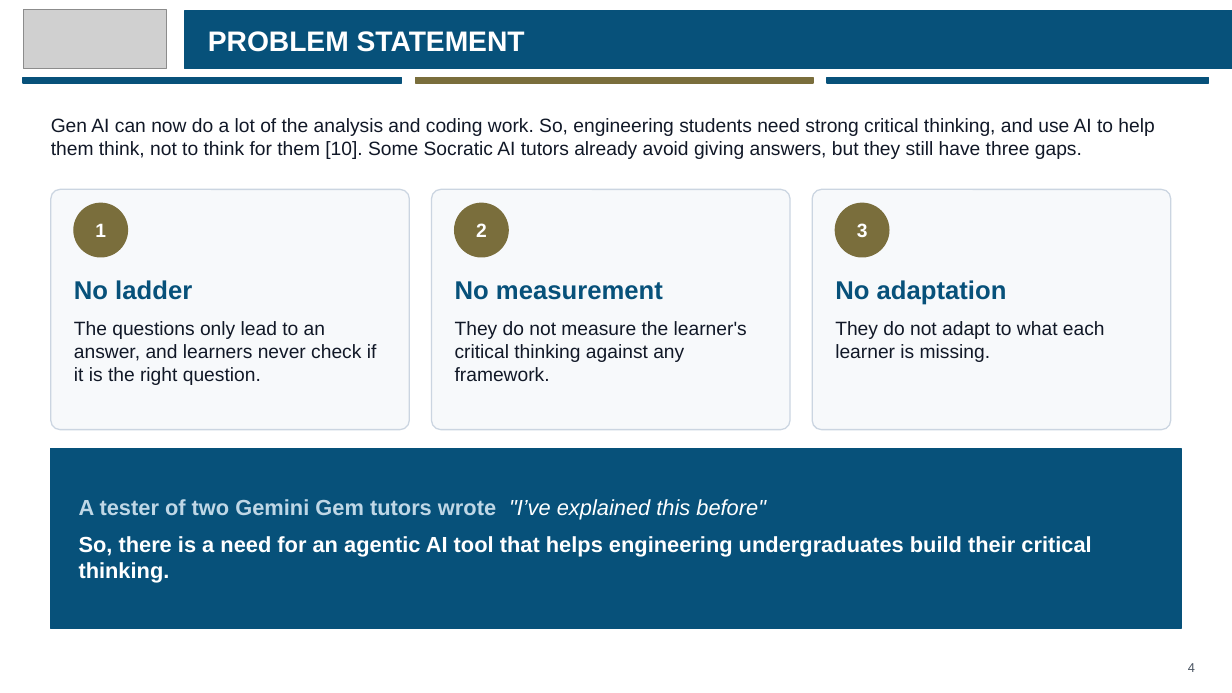
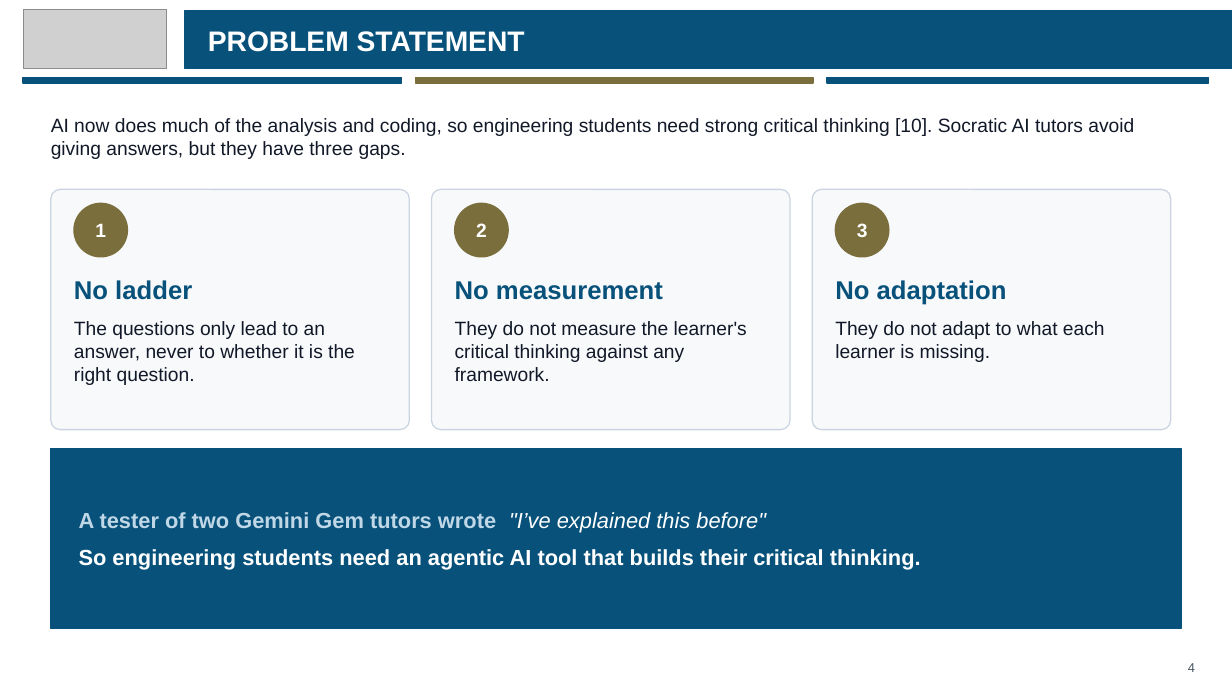
Before and after one commit to eusoffamir/Socratic-AI, a slide deck: slide 4 of docs/defence/Socratic AI Proposal Defence.pptx. Drawn at 1232x693 pixels with LibreOffice and Linux fonts; fonts in the diff are those of the drawing; grey boxes stand for pictures. Boxes give left, top, right and bottom in pixels: in the first picture for what was removed or moved away, otherwise in the second. Text is boxed around its words. In the diff, an @@ line names an element or a change of style, - is before the commit and + after.

```diff
--- a/docs/defence/Socratic AI Proposal Defence.pptx
+++ b/docs/defence/Socratic AI Proposal Defence.pptx
@@ text at (51,118,1134,159): text changed @@
-Gen AI can now do a lot of the analysis and coding work. So, engineering students need strong critical thinking, and use AI to help them think, not to think for them [10]. Some Socratic AI tutors already avoid giving answers, but they still have three gaps.
+AI now does much of the analysis and coding, so engineering students need strong critical thinking [10]. Socratic AI tutors avoid giving answers, but they have three gaps.
@@ text at (74,321,355,385): text changed @@
-The questions only lead to an answer, and learners never check if it is the right question.
+The questions only lead to an answer, never to whether it is the right question.
@@ text at (79,549,921,569): text changed @@
-So, there is a need for an agentic AI tool that helps engineering undergraduates build their critical thinking.
+So engineering students need an agentic AI tool that builds their critical thinking.
```
Also in this commit, not shown: 13 other slides changed, 5 other files.
